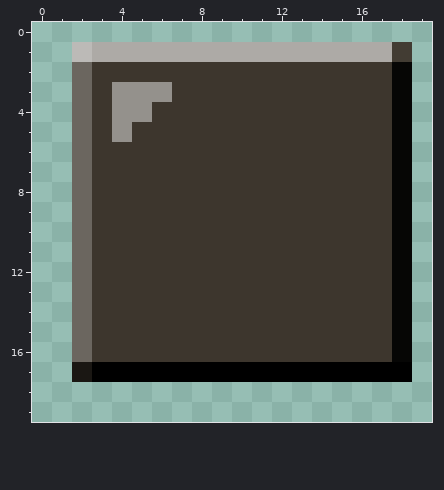
File history of a pixel-art sprite, Resources/fillIcon.png. Above is the file before it was changed.
The file is 20x20 pixels.
The same view after the edit:
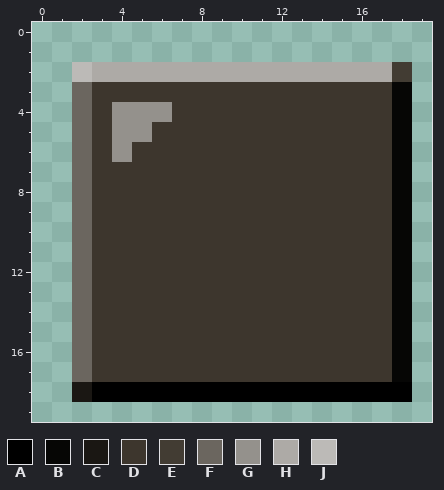
Palette (. is transparent): A #000000  B #060605  C #1a1713  D #3d362d  E #423c33  F #6b665f  G #94918c  H #adaaa6  J #bcbab7
Log entry: Started implementing double-tap to fill
From old to new:
@@ x 0..19 @@
  0 ....................
- 1 ..JHHHHHHHHHHHHHHHE.
- 2 ..FDDDDDDDDDDDDDDDB.
- 3 ..FDGGGDDDDDDDDDDDB.
- 4 ..FDGGDDDDDDDDDDDDB.
- 5 ..FDGDDDDDDDDDDDDDB.
- 6 ..FDDDDDDDDDDDDDDDB.
+ 1 ....................
+ 2 ..JHHHHHHHHHHHHHHHE.
+ 3 ..FDDDDDDDDDDDDDDDB.
+ 4 ..FDGGGDDDDDDDDDDDB.
+ 5 ..FDGGDDDDDDDDDDDDB.
+ 6 ..FDGDDDDDDDDDDDDDB.
  7 ..FDDDDDDDDDDDDDDDB.
@@ x 0..19 @@
 16 ..FDDDDDDDDDDDDDDDB.
-17 ..CAAAAAAAAAAAAAAAA.
-18 ....................
+17 ..FDDDDDDDDDDDDDDDB.
+18 ..CAAAAAAAAAAAAAAAA.
 19 ....................
Where, in picture pixels (left, top, right, bottom), the same in both pictures:
changed: (72, 42, 412, 162)
changed: (72, 362, 412, 402)
